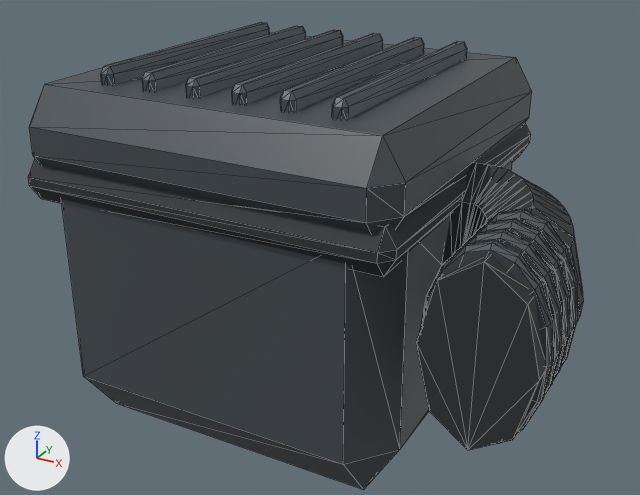
One commit to the glTF model assets/vehicles/parts/airfilter.glb: the scene before it, then after it.
Before and after are seen from a 50 mm camera at (0.677, -1.326, 0.639) aimed at (-0.038, -0.026, -0.011). The lights are fixed; the arrows at lower left show +X, +Y and +Z. The older version comes first. Mesh edges are drawn as thin lines. Vertices at exactly the same position are counted once.

Names of what the first picture shows: 'AirFilter'.
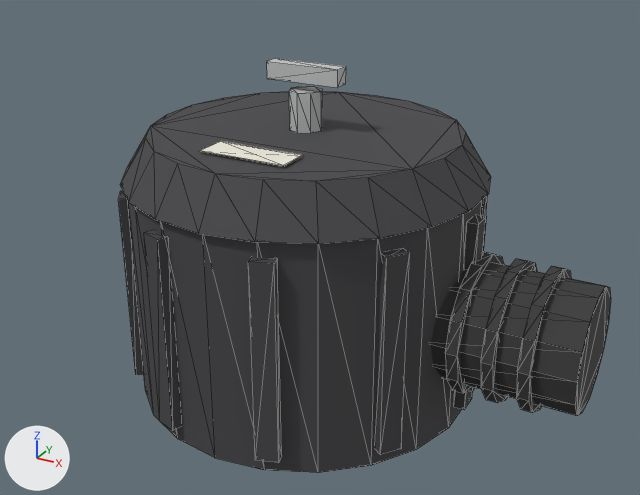
Location of each change, [x1, y1, x2, y2] in pixels of the pictures (640 x 495 px; the box of a moved part takes in the faces that stretch with it):
'AirFilter', reshaped (11% narrower, 11% shorter): before [28, 22, 583, 490]; after [118, 58, 611, 473]
part 1 of me_airfilter, added: after [455, 215, 487, 410]
part 2 of me_airfilter, added: after [128, 199, 483, 473]
part 3 of me_airfilter, added: after [120, 91, 491, 244]
part 4 of me_airfilter, added: after [267, 58, 346, 88]
part 5 of me_airfilter, added: after [289, 86, 323, 133]
part 6 of me_airfilter, added: after [431, 262, 611, 416]
part 7 of me_airfilter, added: after [445, 252, 504, 393]
part 8 of me_airfilter, added: after [481, 258, 537, 403]
part 9 of me_airfilter, added: after [517, 266, 571, 413]
part 10 of me_airfilter, added: after [199, 141, 303, 166]
part 11 of me_airfilter, deleted: before [29, 22, 583, 450]
part 12 of me_airfilter, moved or reshaped: before [28, 123, 531, 490]; after [118, 191, 487, 463]

Patch to the scene script:
```diff
--- a/assets/vehicles/parts/airfilter.glb.py
+++ b/assets/vehicles/parts/airfilter.glb.py
@@ mat_molded_graphite @@
 mat_molded_graphite.metallic = 0.05
-mat_molded_graphite.roughness = 0.46
+mat_molded_graphite.roughness = 0.85
@@ mat_ivory_decal @@
+mat_ivory_decal = principled_material('Ivory decal')
+mat_ivory_decal.base_color = (0.85, 0.82, 0.72)  # white #edeadd
+mat_ivory_decal.roughness = 0.85
@@ me_airfilter @@
 # used by ob_airfilter; location = (0.0, 0.0, 0.0)
-me_airfilter.from_pydata(...)  # 672 vertices, 1280 faces; spans x -0.46..0.46, y -0.34..0.34, z -0.33..0.33
+me_airfilter.from_pydata(...)  # 320 vertices, 560 faces; spans x -0.415..0.46, y -0.33..0.33, z -0.33..0.315
+# me_airfilter part 1: a new loose piece, a box spanning x 0.235..0.255, y -0.02..0.02, z -0.27..0.09, in mat_molded_graphite (dark grey #454548)
+# me_airfilter part 2: a new loose piece, a 22-sided cylinder along z spanning x -0.397..0.237, y -0.32..0.32, z -0.3..0.12, in mat_molded_graphite (dark grey #454548)
+# me_airfilter part 3: a new loose piece, a 22-sided cut cone along z (radius 0.33 at the low end, 0.28 at the high end) spanning x -0.407..0.247, y -0.33..0.33, z 0.12..0.2, in mat_molded_graphite (dark grey #454548)
+# me_airfilter part 4: a new loose piece, a box spanning x -0.15..-0.01, y -0.015..0.015, z 0.285..0.315, in mat_machined_steel (light grey #c4c5c5)
+# me_airfilter part 5: a new loose piece, an 8-sided cylinder along z spanning x -0.11..-0.05, y -0.03..0.03, z 0.2..0.27, in mat_machined_steel (light grey #c4c5c5)
+# me_airfilter part 6: a new loose piece, a 14-sided cylinder along x spanning x 0.2..0.46, y -0.11..0.11, z -0.207..0.007, in mat_rubber (dark grey #383838)
+# me_airfilter part 7: a new loose piece, a 14-sided cylinder along x spanning x 0.25..0.27, y -0.125..0.125, z -0.222..0.022, in mat_rubber (dark grey #383838)
+# me_airfilter part 8: a new loose piece, a 14-sided cylinder along x spanning x 0.31..0.33, y -0.125..0.125, z -0.222..0.022, in mat_rubber (dark grey #383838)
+# me_airfilter part 9: a new loose piece, a 14-sided cylinder along x spanning x 0.37..0.39, y -0.125..0.125, z -0.222..0.022, in mat_rubber (dark grey #383838)
+# me_airfilter part 10: a new loose piece, a box spanning x -0.16..0.0, y -0.21..-0.15, z 0.204..0.206, in mat_ivory_decal (white #edeadd)
+# me_airfilter part 11: 14 loose pieces with 624 vertices, spanning x -0.46..0.46, y -0.34..0.34, z -0.12..0.33, are deleted
+# me_airfilter part 12
+# 48 vertices are removed from x -0.445..0.236, y -0.329..0.34, z -0.33..0.254
+# 88 faces are deleted
+# 32 vertices are added at x -0.363..0.203, y -0.325..0.325, z -0.27
+# 32 new vertices lie (0.0, 0.0, 0.36) away from vertices in x -0.363..0.203, y -0.325..0.325, z -0.27
+# 96 new faces join them, mat_molded_graphite (dark grey #454548)
+# other edits to the shape of me_airfilter do not show in these pictures
 me_airfilter.materials.append(mat_molded_graphite)
@@ me_airfilter @@
 me_airfilter.materials.append(mat_machined_steel)
+me_airfilter.materials.append(mat_ivory_decal)  # white #edeadd
```
